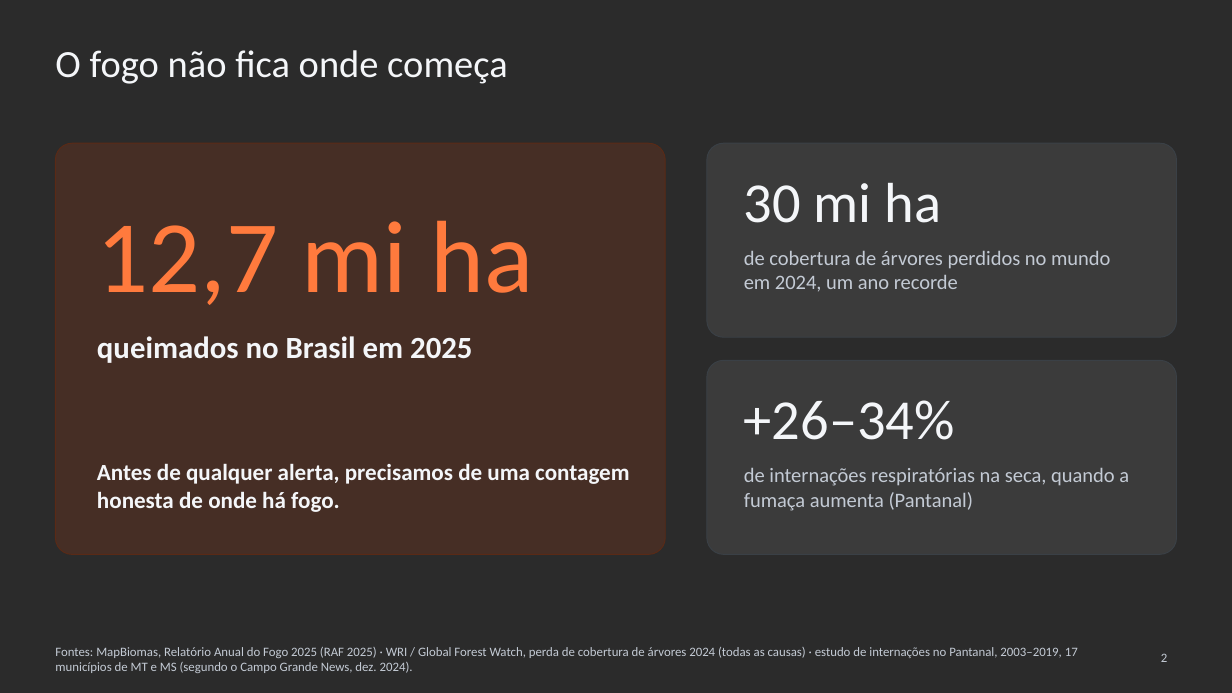
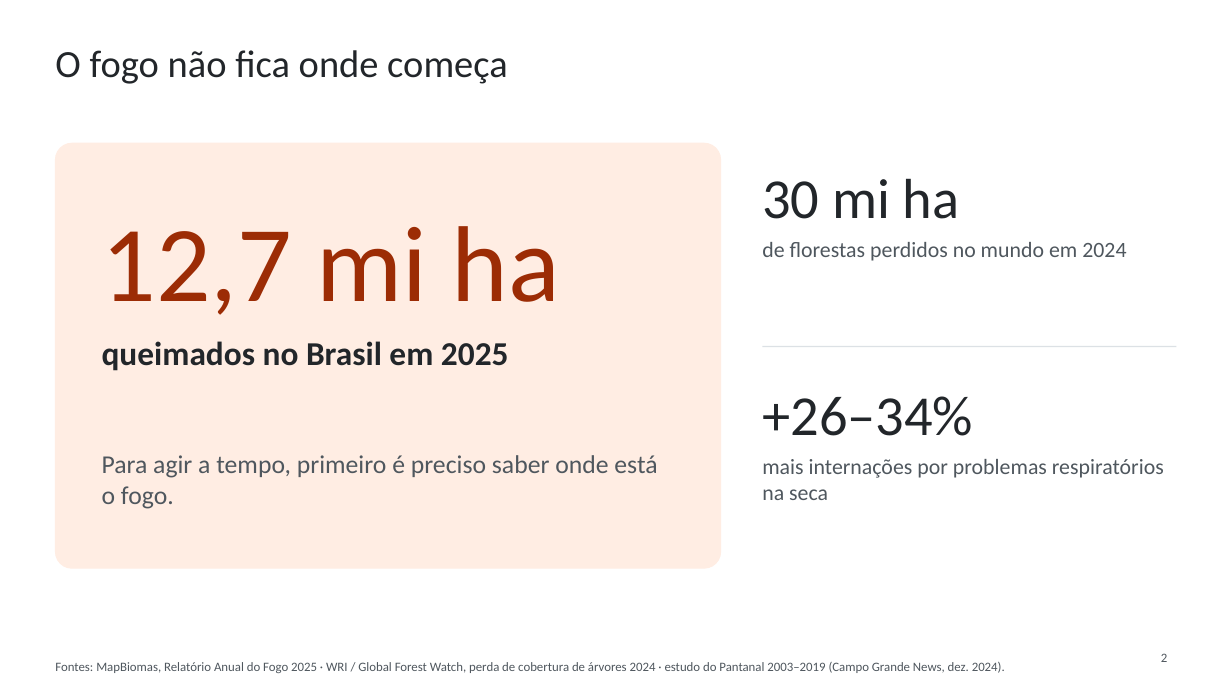
Before and after one commit to WednyFernandes/de-olho-no-fogo, a slide deck: slide 2 of public/apresentacao/de-olho-no-fogo-space-apps-2026-pt.pptx. Drawn at 1232x693 pixels with LibreOffice and Linux fonts; fonts in the diff are those of the drawing; background and template pictures are left out; a plain dark background stands for a picture behind light text. Boxes give left, top, right and bottom in pixels: in the first picture for what was removed or moved away, otherwise in the second. Text is boxed around its words. In the diff, an @@ line names an element or a change of style, - is before the commit and + after.

```diff
--- a/public/apresentacao/de-olho-no-fogo-space-apps-2026-pt.pptx
+++ b/public/apresentacao/de-olho-no-fogo-space-apps-2026-pt.pptx
@@ background picture (left out) to #FFFFFF @@
@@ rounded rectangle: place and size @@
-rounded rectangle at bbox=[55, 143, 665, 555]
+rounded rectangle at bbox=[55, 143, 721, 568]
@@ rounded rectangle at bbox=[55, 143, 721, 568]: fill #D4410B at 16% opacity to #FFEDE3; outline #5A2A16 0.75 pt to #FFEDE3 0.75 pt; proportions changed @@
@@ rounded rectangle removed at bbox=[707, 143, 1177, 337] @@
@@ text "30 mi ha": place and size @@
-text "30 mi ha" at bbox=[744, 183, 941, 223]
+text "30 mi ha" at bbox=[762, 178, 960, 219]
@@ text "12,7 mi ha" at bbox=[102, 226, 559, 315]: size 80 to 84 pt, text colour #FF7A3D to #9C2C05 @@
@@ text at bbox=[762, 242, 1126, 261]: text changed; size 16 to 17 pt; text colour #C3CAD4 to #4F575E @@
-de cobertura de árvores perdidos no mundo em 2024, um ano recorde
+de florestas perdidos no mundo em 2024
@@ text "queimados no Brasil em 2025" at bbox=[102, 341, 509, 371]: size 24 to 26 pt, text colour #F4F6F9 to #22262A @@
@@ line added from (762, 347) to (1177, 347), #DCE1E5 1 pt @@
@@ rounded rectangle removed at bbox=[707, 360, 1177, 555] @@
@@ text colour #F4F6F9 to #22262A in 3 elements at bbox=[55, 50, 508, 84], bbox=[762, 178, 960, 219], bbox=[762, 396, 973, 436] @@
@@ text "+26–34%": place and size @@
-text "+26–34%" at bbox=[744, 400, 955, 440]
+text "+26–34%" at bbox=[762, 396, 973, 436]
@@ text at bbox=[102, 455, 657, 509]: text changed; size 18 to 20 pt; text colour #F4F6F9 to #4F575E; bold off @@
-Antes de qualquer alerta, precisamos de uma contagem honesta de onde há fogo.
+Para agir a tempo, primeiro é preciso saber onde está o fogo.
@@ text at bbox=[762, 459, 1164, 500]: text changed; size 16 to 17 pt; text colour #C3CAD4 to #4F575E @@
-de internações respiratórias na seca, quando a fumaça aumenta (Pantanal)
+mais internações por problemas respiratórios na seca
@@ page number at bbox=[1161, 653, 1167, 662]: text colour #C3CAD4 to #4F575E @@
@@ text at bbox=[55, 662, 1005, 673]: text changed; text colour #C3CAD4 to #4F575E @@
-Fontes: MapBiomas, Relatório Anual do Fogo 2025 (RAF 2025) · WRI / Global Forest Watch, perda de cobertura de árvores 2024 (todas as causas) · estudo de internações no Pantanal, 2003–2019, 17 municípios de MT e MS (segundo o Campo Grande News, dez. 2024).
+Fontes: MapBiomas, Relatório Anual do Fogo 2025 · WRI / Global Forest Watch, perda de cobertura de árvores 2024 · estudo do Pantanal 2003–2019 (Campo Grande News, dez. 2024).
```
Also in this commit, not shown: 5 other slides changed, 1 slide added, 1 slide removed, 6 other files.
